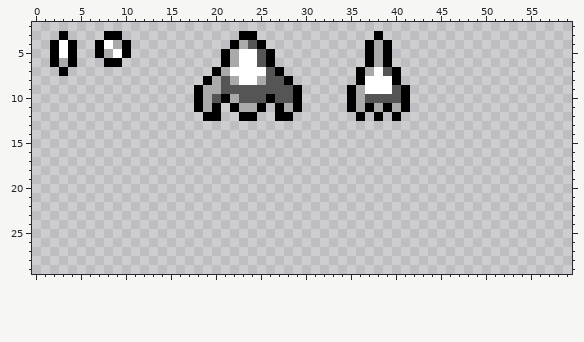
File history of a pixel-art file, Assets/Art/Sprites.aseprite. The picture above is the old version.
64x64 pixels, 1 frame. Shown: x 0..59, y 2..29.
The result:
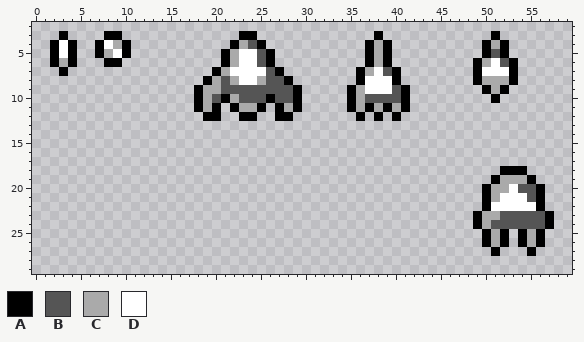
Palette (. is transparent): A #000000  B #555555  C #aaaaaa  D #ffffff
Diff:
@@ x 47..55 @@
  2 .........
- 3 .........
- 4 .........
- 5 .........
- 6 .........
- 7 .........
- 8 .........
- 9 .........
-10 .........
+ 3 ....A....
+ 4 ...ACA...
+ 5 ...ABA...
+ 6 ..ACDBA..
+ 7 ..ADDDA..
+ 8 ..ACCCA..
+ 9 ...ACA...
+10 ....A....
 11 .........
@@ x 47..59 @@
 17 .............
-18 .............
-19 .............
-20 .............
-21 .............
-22 .............
-23 .............
-24 .............
-25 .............
-26 .............
-27 .............
+18 .....AAA.....
+19 ....ACCCA....
+20 ...ACCDBBA...
+21 ...ACDDDBA...
+22 ...ADDDDDA...
+23 ..ACCBBBBBA..
+24 ..ACBBBBBBA..
+25 ...ACA.ACA...
+26 ...ACA.ACA...
+27 ....A...A....
 28 .............
